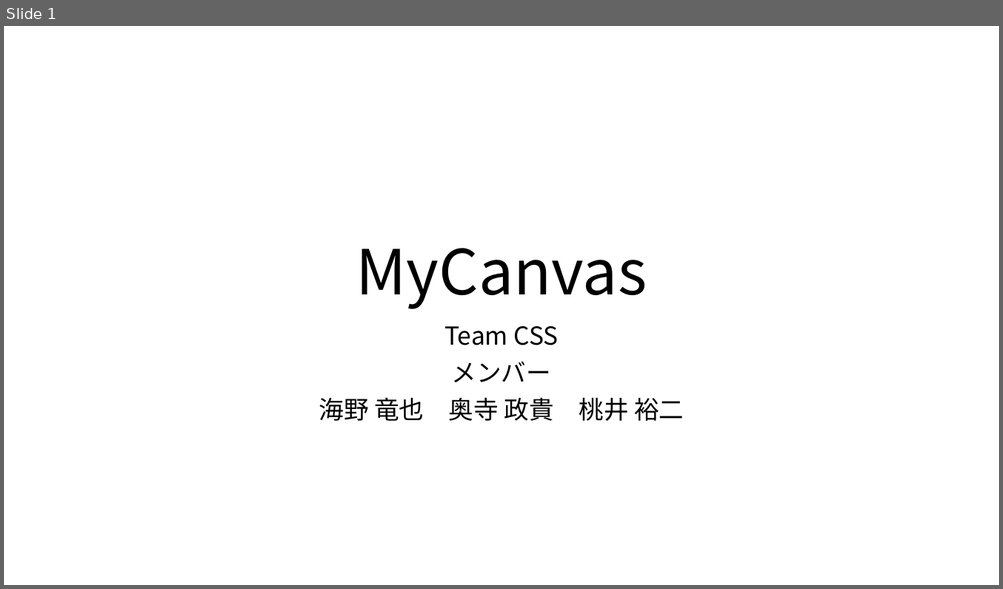
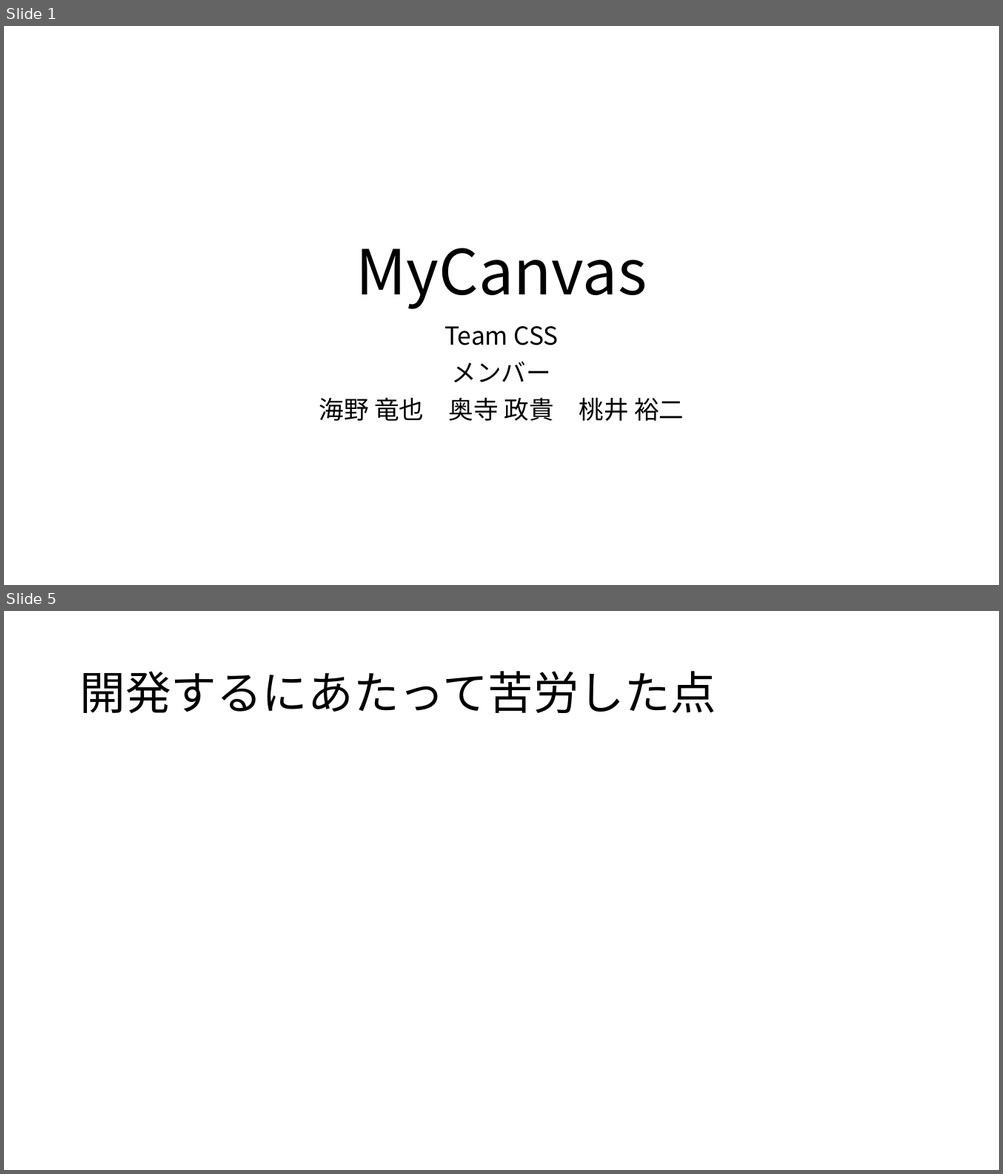
Before and after one commit to ColorSchemeSystem/CSS, a slide deck: CSS_プレゼン資料.pptx. Shown one above the other, each under a label of ours: slide 1 before the commit, slides 1 and 5 after it; the slides between them are not shown. The pictures are 1003x589 and 1003x1174 pixels, drawn with LibreOffice and Linux fonts; fonts in the diff are those of the drawing. Boxes give left, top, right and bottom in pixels: in the first picture for what was removed or moved away, otherwise in the second. Text is boxed around its words. In the diff, an @@ line names an element or a change of style, - is before the commit and + after.

```diff
--- a/CSS_プレゼン資料.pptx
+++ b/CSS_プレゼン資料.pptx
@@ slide 5 added at (4,611,999,1170), background #FFFFFF @@
@@ title added at (79,671,715,713), 44 pt, text #000000 @@
+開発するにあたって苦労した点
```
Also in this commit, not shown: 3 other slides added.
